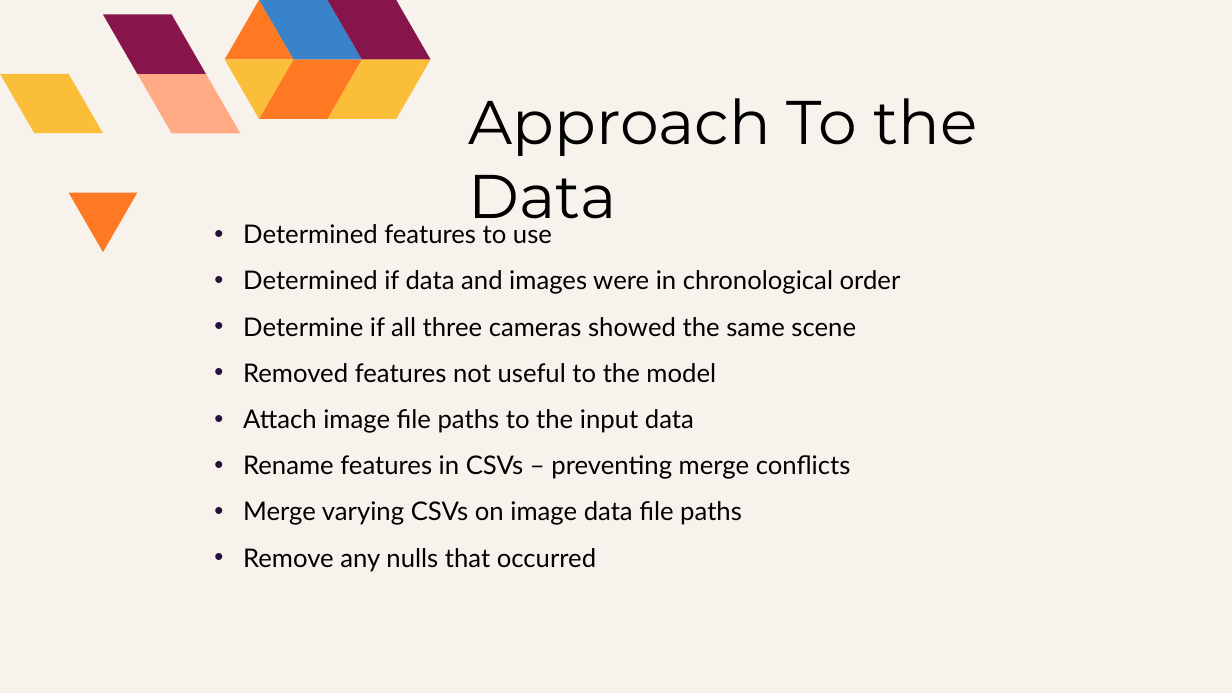
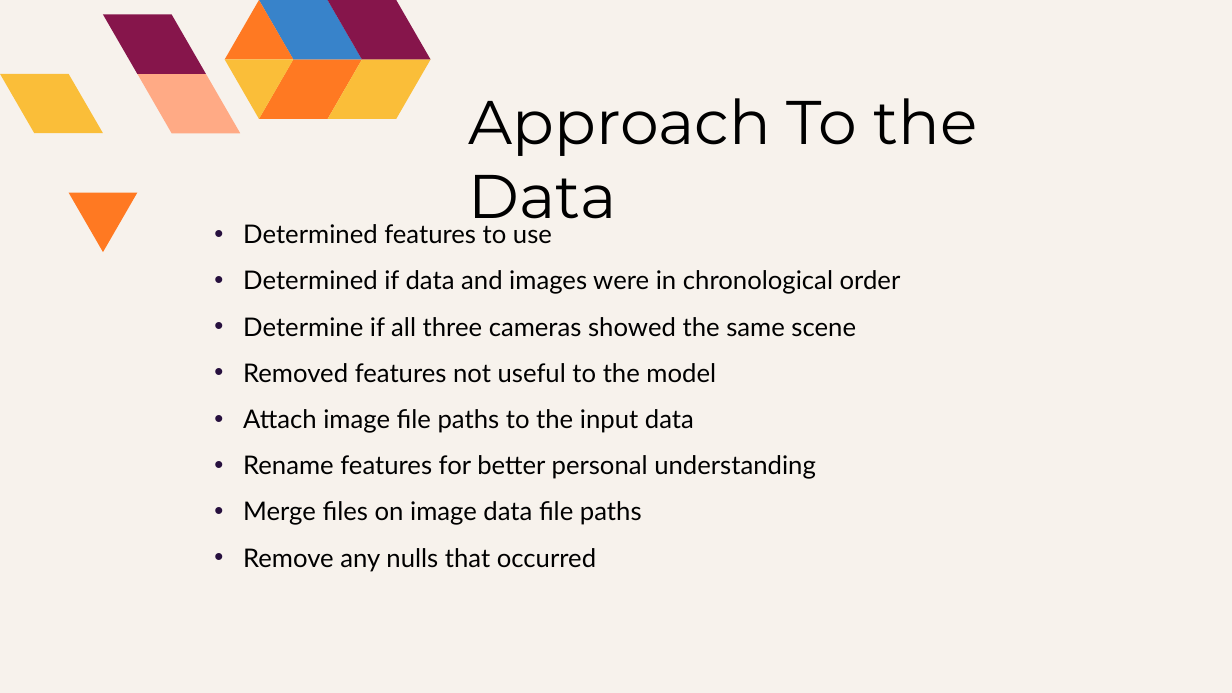
Before and after one commit to grahamjh99/VisionDrive, a slide deck: slide 4 of presentation/A Simple Self Drive Model.pptx. Drawn at 1232x693 pixels with LibreOffice and Linux fonts; fonts in the diff are those of the drawing. Boxes give left, top, right and bottom in pixels: in the first picture for what was removed or moved away, otherwise in the second. Text is boxed around its words. In the diff, an @@ line names an element or a change of style, - is before the commit and + after.

```diff
--- a/presentation/A Simple Self Drive Model.pptx
+++ b/presentation/A Simple Self Drive Model.pptx
@@ subtitle at [243, 455, 816, 525]: text changed @@
-• Rename features in CSVs – preventing merge conflicts
-• Merge varying CSVs on image data file paths
+• Rename features for better personal understanding
+• Merge files on image data file paths
```
Also in this commit, not shown: 9 other slides changed.
